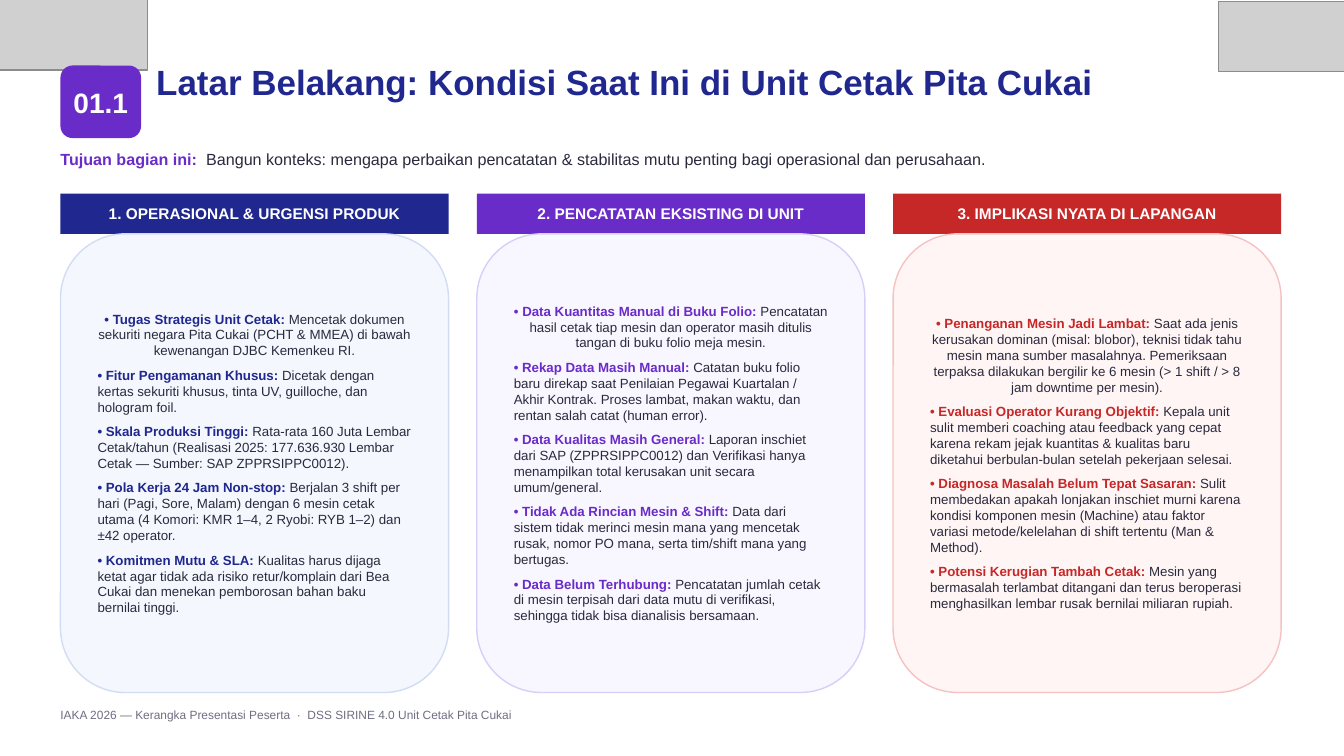
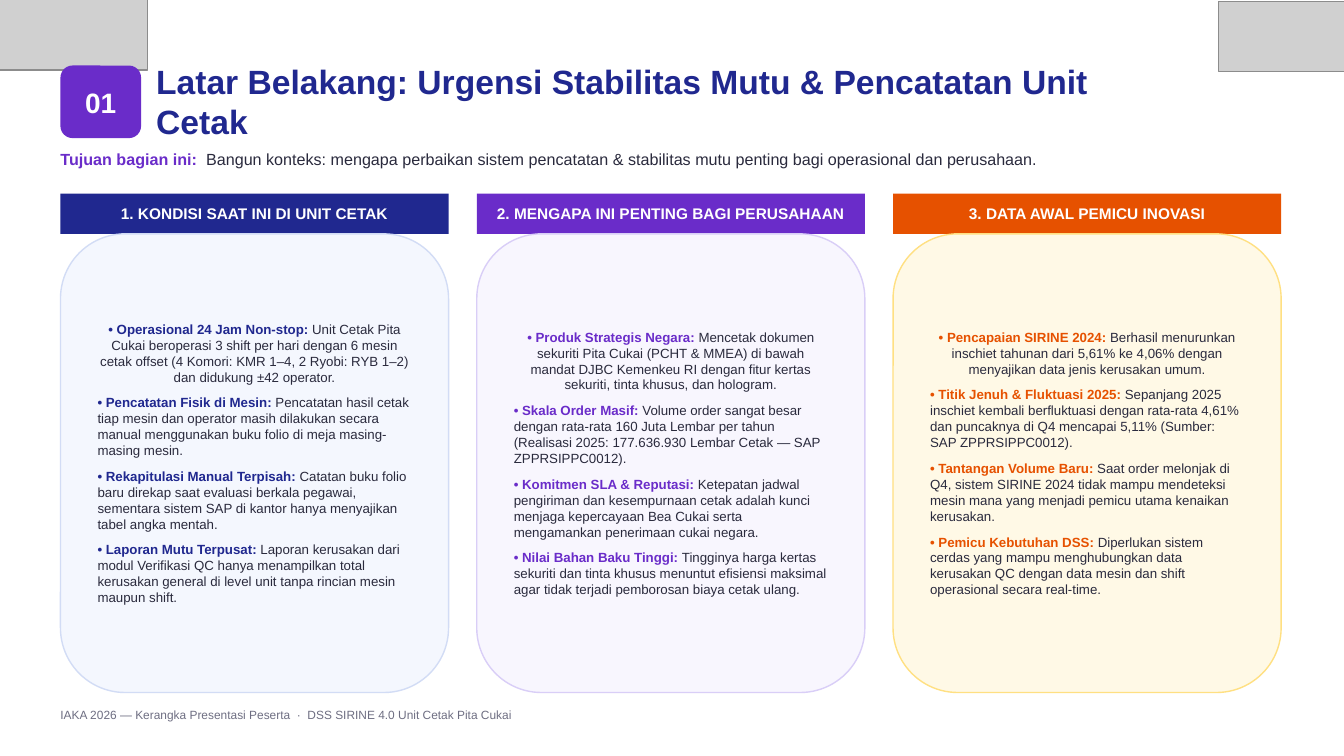
Before and after one commit to ZulfikarHD/iaka-2026, a slide deck: slide 3 of Kerangka_Presentasi_Peserta_IAKA_2026 (1).pptx. Drawn at 1344x756 pixels with LibreOffice and Linux fonts; fonts in the diff are those of the drawing; grey boxes stand for pictures. Boxes give left, top, right and bottom in pixels: in the first picture for what was removed or moved away, otherwise in the second. Text is boxed around its words. In the diff, an @@ line names an element or a change of style, - is before the commit and + after.

```diff
--- a/Kerangka_Presentasi_Peserta_IAKA_2026 (1).pptx
+++ b/Kerangka_Presentasi_Peserta_IAKA_2026 (1).pptx
@@ text at (x1=156, y1=69, x2=1087, y2=135): text changed; size 25 to 24 pt @@
-Latar Belakang: Kondisi Saat Ini di Unit Cetak Pita Cukai
+Latar Belakang: Urgensi Stabilitas Mutu & Pencatatan Unit Cetak
@@ text in rounded rectangle at (x1=85, y1=93, x2=116, y2=114): text changed @@
-01.1
+01
@@ text at (x1=60, y1=153, x2=1037, y2=169): text changed @@
-Tujuan bagian ini: Bangun konteks: mengapa perbaikan pencatatan & stabilitas mutu penting bagi operasional dan perusahaan.
+Tujuan bagian ini: Bangun konteks: mengapa perbaikan sistem pencatatan & stabilitas mutu penting bagi operasional dan perusahaan.
@@ text in rectangle at (x1=121, y1=208, x2=388, y2=219): text changed @@
-1. OPERASIONAL & URGENSI PRODUK
+1. KONDISI SAAT INI DI UNIT CETAK
@@ text in rectangle at (x1=497, y1=208, x2=844, y2=219): text changed @@
-2. PENCATATAN EKSISTING DI UNIT
+2. MENGAPA INI PENTING BAGI PERUSAHAAN
@@ rectangle "3. DATA AWAL PEMICU INOVASI" at (x1=893, y1=194, x2=1281, y2=234): fill #C62828 to #E65100 @@
@@ text in rectangle at (x1=969, y1=208, x2=1205, y2=219): text changed @@
-3. IMPLIKASI NYATA DI LAPANGAN
+3. DATA AWAL PEMICU INOVASI
@@ rounded rectangle "• Pencapaian SIRINE 2024: Berhasil ..." at (x1=893, y1=234, x2=1281, y2=693): fill #FFF5F5 to #FFF9E6; outline #F5C2C2 1 pt to #FFE082 1 pt @@
@@ text in rounded rectangle at (x1=98, y1=324, x2=409, y2=605): text changed @@
-• Tugas Strategis Unit Cetak: Mencetak dokumen sekuriti negara Pita Cukai (PCHT & MMEA) di bawah kewenangan DJBC Kemenkeu RI.
-• Fitur Pengamanan Khusus: Dicetak dengan kertas sekuriti khusus, tinta UV, guilloche, dan hologram foil.
-• Skala Produksi Tinggi: Rata-rata 160 Juta Lembar Cetak/tahun (Realisasi 2025: 177.636.930 Lembar Cetak — Sumber: SAP ZPPRSIPPC0012).
-• Pola Kerja 24 Jam Non-stop: Berjalan 3 shift per hari (Pagi, Sore, Malam) dengan 6 mesin cetak utama (4 Komori: KMR 1–4, 2 Ryobi: RYB 1–2) dan ±42 operator.
-• Komitmen Mutu & SLA: Kualitas harus dijaga ketat agar tidak ada risiko retur/komplain dari Bea Cukai dan menekan pemborosan bahan baku bernilai tinggi.
+• Operasional 24 Jam Non-stop: Unit Cetak Pita Cukai beroperasi 3 shift per hari dengan 6 mesin cetak offset (4 Komori: KMR 1–4, 2 Ryobi: RYB 1–2) dan didukung ±42 operator.
+• Pencatatan Fisik di Mesin: Pencatatan hasil cetak tiap mesin dan operator masih dilakukan secara manual menggunakan buku folio di meja masing-masing mesin.
+• Rekapitulasi Manual Terpisah: Catatan buku folio baru direkap saat evaluasi berkala pegawai, sementara sistem SAP di kantor hanya menyajikan tabel angka mentah.
+• Laporan Mutu Terpusat: Laporan kerusakan dari modul Verifikasi QC hanya menampilkan total kerusakan general di level unit tanpa rincian mesin maupun shift.
@@ text in rounded rectangle at (x1=514, y1=332, x2=826, y2=597): text changed @@
-• Data Kuantitas Manual di Buku Folio: Pencatatan hasil cetak tiap mesin dan operator masih ditulis tangan di buku folio meja mesin.
-• Rekap Data Masih Manual: Catatan buku folio baru direkap saat Penilaian Pegawai Kuartalan / Akhir Kontrak. Proses lambat, makan waktu, dan rentan salah catat (human error).
-• Data Kualitas Masih General: Laporan inschiet dari SAP (ZPPRSIPPC0012) dan Verifikasi hanya menampilkan total kerusakan unit secara umum/general.
-• Tidak Ada Rincian Mesin & Shift: Data dari sistem tidak merinci mesin mana yang mencetak rusak, nomor PO mana, serta tim/shift mana yang bertugas.
-• Data Belum Terhubung: Pencatatan jumlah cetak di mesin terpisah dari data mutu di verifikasi, sehingga tidak bisa dianalisis bersamaan.
+• Produk Strategis Negara: Mencetak dokumen sekuriti Pita Cukai (PCHT & MMEA) di bawah mandat DJBC Kemenkeu RI dengan fitur kertas sekuriti, tinta khusus, dan hologram.
+• Skala Order Masif: Volume order sangat besar dengan rata-rata 160 Juta Lembar per tahun (Realisasi 2025: 177.636.930 Lembar Cetak — SAP ZPPRSIPPC0012).
+• Komitmen SLA & Reputasi: Ketepatan jadwal pengiriman dan kesempurnaan cetak adalah kunci menjaga kepercayaan Bea Cukai serta mengamankan penerimaan cukai negara.
+• Nilai Bahan Baku Tinggi: Tingginya harga kertas sekuriti dan tinta khusus menuntut efisiensi maksimal agar tidak terjadi pemborosan biaya cetak ulang.
@@ text in rounded rectangle at (x1=930, y1=332, x2=1239, y2=597): text changed @@
-• Penanganan Mesin Jadi Lambat: Saat ada jenis kerusakan dominan (misal: blobor), teknisi tidak tahu mesin mana sumber masalahnya. Pemeriksaan terpaksa dilakukan bergilir ke 6 mesin (> 1 shift / > 8 jam downtime per mesin).
-• Evaluasi Operator Kurang Objektif: Kepala unit sulit memberi coaching atau feedback yang cepat karena rekam jejak kuantitas & kualitas baru diketahui berbulan-bulan setelah pekerjaan selesai.
-• Diagnosa Masalah Belum Tepat Sasaran: Sulit membedakan apakah lonjakan inschiet murni karena kondisi komponen mesin (Machine) atau faktor variasi metode/kelelahan di shift tertentu (Man & Method).
-• Potensi Kerugian Tambah Cetak: Mesin yang bermasalah terlambat ditangani dan terus beroperasi menghasilkan lembar rusak bernilai miliaran rupiah.
+• Pencapaian SIRINE 2024: Berhasil menurunkan inschiet tahunan dari 5,61% ke 4,06% dengan menyajikan data jenis kerusakan umum.
+• Titik Jenuh & Fluktuasi 2025: Sepanjang 2025 inschiet kembali berfluktuasi dengan rata-rata 4,61% dan puncaknya di Q4 mencapai 5,11% (Sumber: SAP ZPPRSIPPC0012).
+• Tantangan Volume Baru: Saat order melonjak di Q4, sistem SIRINE 2024 tidak mampu mendeteksi mesin mana yang menjadi pemicu utama kenaikan kerusakan.
+• Pemicu Kebutuhan DSS: Diperlukan sistem cerdas yang mampu menghubungkan data kerusakan QC dengan data mesin dan shift operasional secara real-time.
```
Also in this commit, not shown: 3 other slides changed, 1 slide removed, 1 other file.
